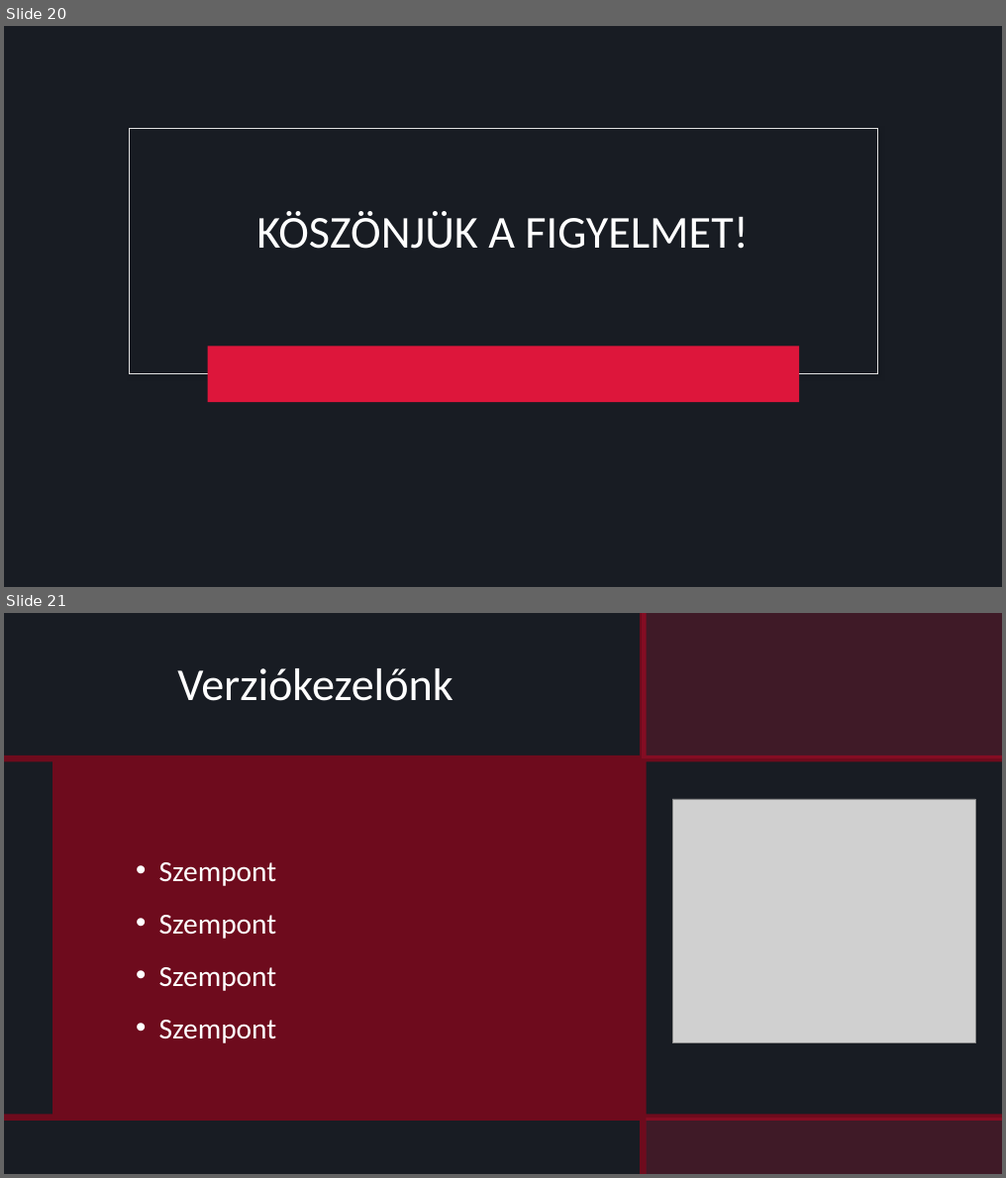
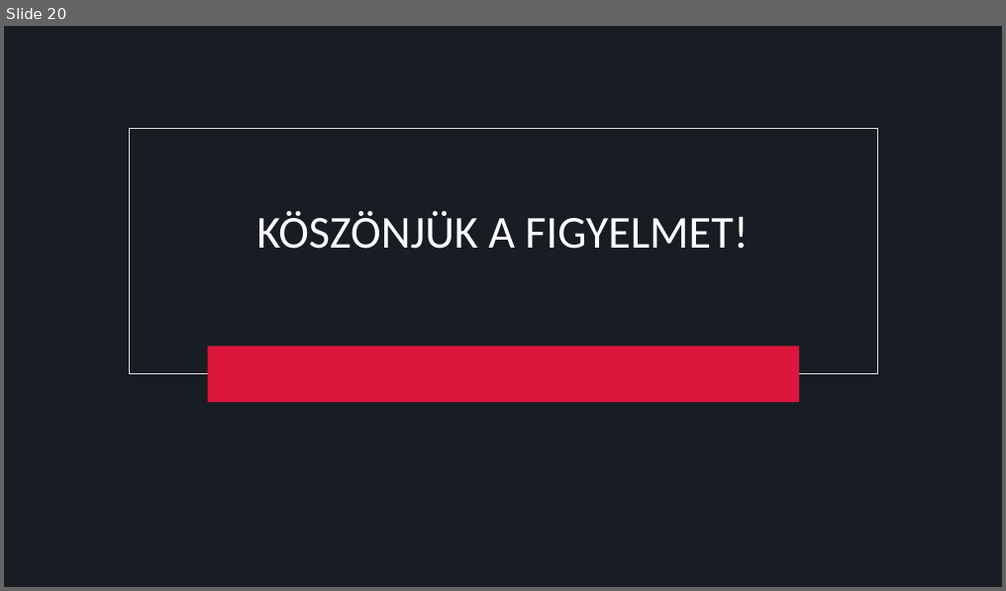
Before and after one commit to ketonBever0/Trefort_Esport, a slide deck: E-sport_portal.pptx. Shown one above the other, each under a label of ours: slides 20 and 21 before the commit, slide 20 after it. The pictures are 1006x1178 and 1006x591 pixels, drawn with LibreOffice and Linux fonts; fonts in the diff are those of the drawing; grey boxes stand for pictures. Boxes give left, top, right and bottom in pixels: in the first picture for what was removed or moved away, otherwise in the second. Text is boxed around its words. In the diff, an @@ line names an element or a change of style, - is before the commit and + after.

```diff
--- a/E-sport_portal.pptx
+++ b/E-sport_portal.pptx
@@ slide 21 removed at <box>4,613,1002,1174</box>, background #181C23 @@
@@ freeform shape removed at <box>4,613,1002,1174</box> @@
@@ rectangle removed at <box>642,613,1002,759</box> @@
@@ title removed at <box>177,668,453,701</box> @@
-Verziókezelőnk
@@ picture removed at <box>672,799,976,1044</box> @@
@@ text removed at <box>159,862,276,1044</box> @@
-• Szempont
-• Szempont
-• Szempont
-• Szempont
@@ rectangle removed at <box>647,1118,1002,1174</box> @@
```
Also in this commit, not shown: 15 other slides removed.
